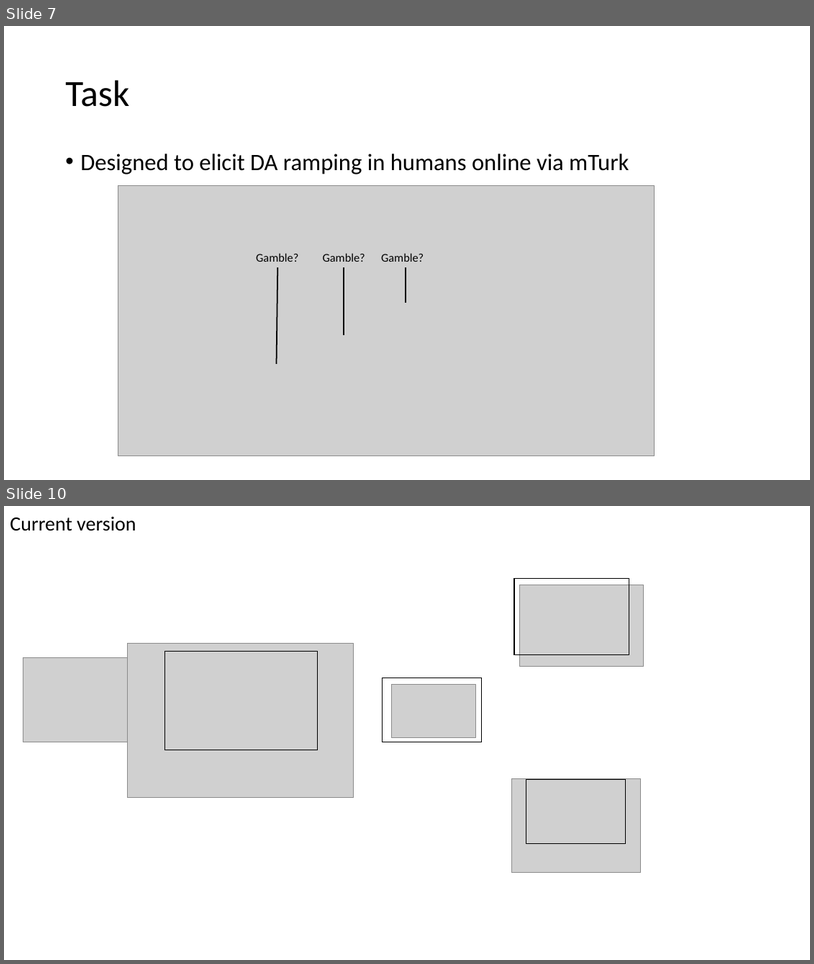
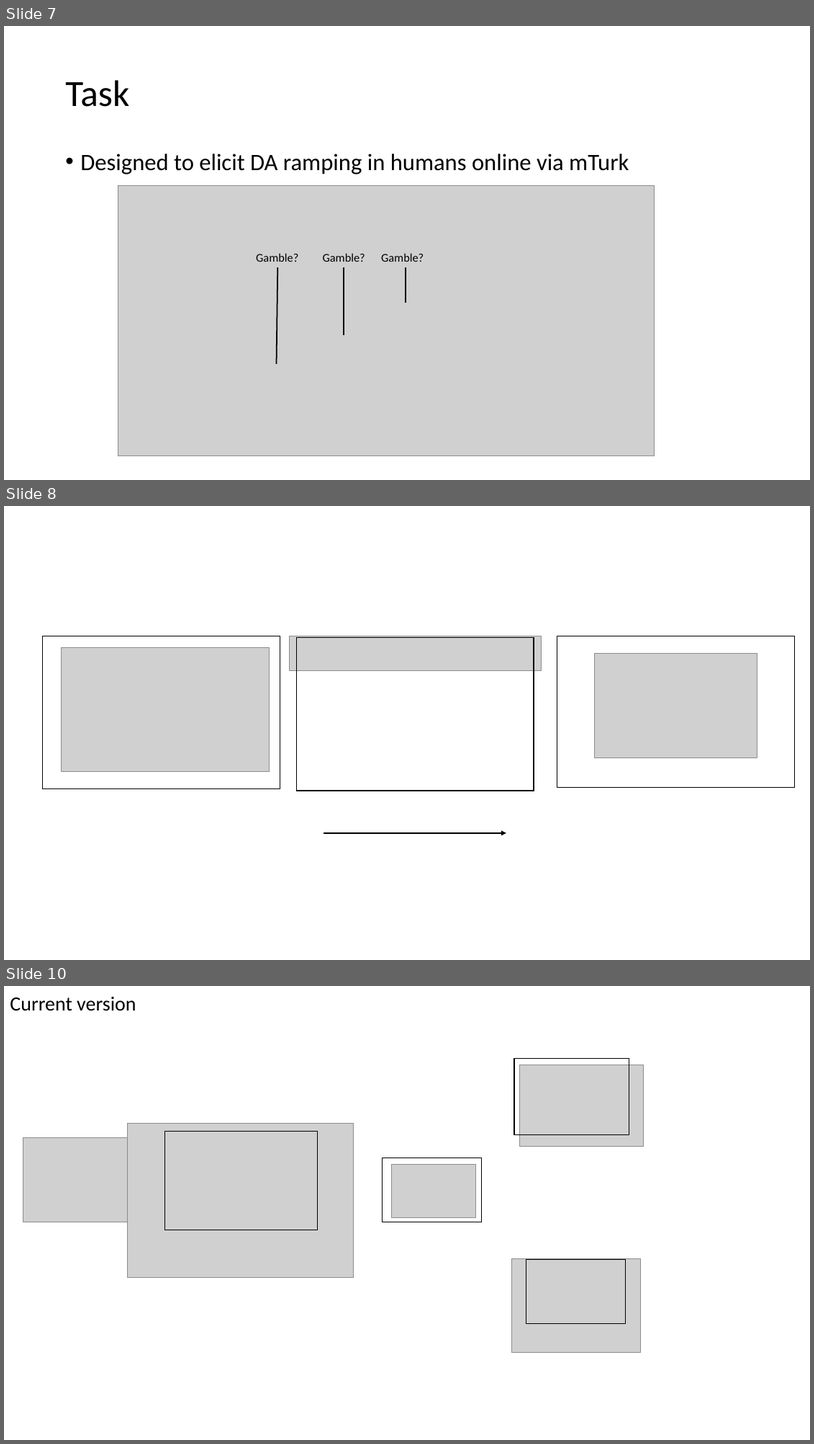
Before and after one commit to gpagnier/rampAnalysis, a slide deck: ShenhavLabMeeting10.29.pptx. Shown one above the other, each under a label of ours: slides 7 and 10 before the commit, slides 7, 8 and 10 after it; the slides between them are not shown. The pictures are 814x964 and 814x1444 pixels, drawn with LibreOffice and Linux fonts; fonts in the diff are those of the drawing; grey boxes stand for pictures. Boxes give left, top, right and bottom in pixels: in the first picture for what was removed or moved away, otherwise in the second. Text is boxed around its words. In the diff, an @@ line names an element or a change of style, - is before the commit and + after.

```diff
--- a/ShenhavLabMeeting10.29.pptx
+++ b/ShenhavLabMeeting10.29.pptx
@@ slide 8 added at box(4, 506, 810, 960), background #FFFFFF @@
@@ rectangle added at box(43, 636, 280, 788), outline #000000 1 pt @@
@@ picture added at box(61, 648, 269, 772) @@
@@ picture added at box(290, 636, 542, 671) @@
@@ rectangle added at box(297, 637, 535, 790), outline #000000 1 pt @@
@@ rectangle added at box(558, 636, 795, 788), outline #000000 1 pt @@
@@ picture added at box(595, 654, 757, 758) @@
@@ arrow added from (324, 833) to (507, 833), #000000 1.5 pt @@
```
Also in this commit, not shown: 1 other slide added, 2 slides removed.
